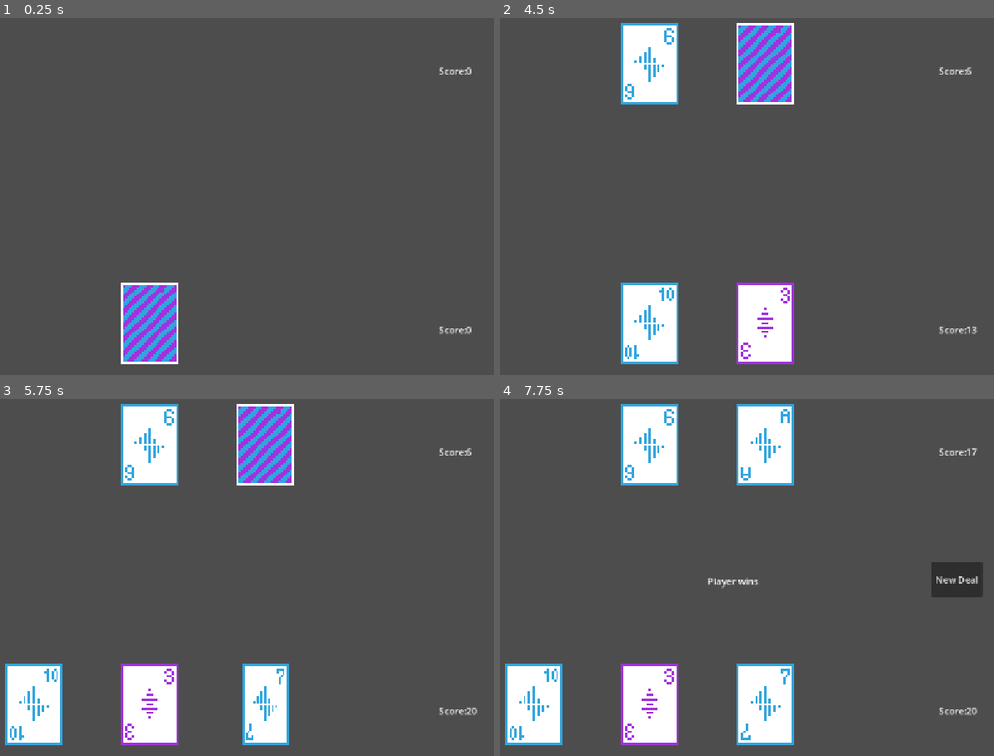
Above: before the commit, frames 1-4 (two rows, left to right).
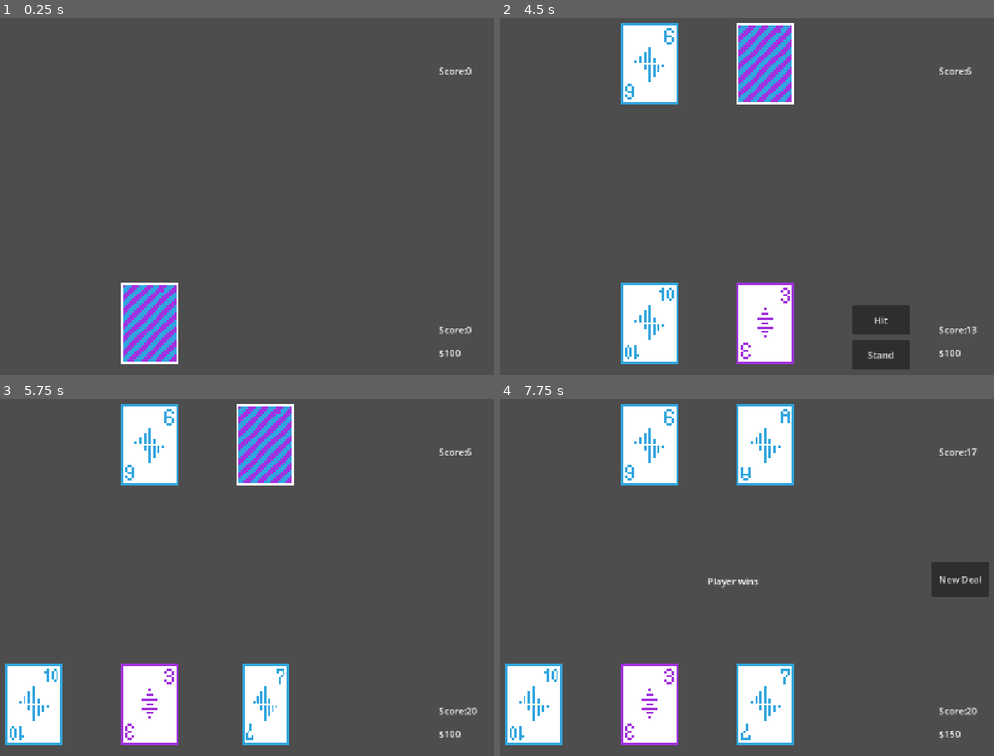
Above: after the commit, the same moments.

Repository: Nitro-87/blackjack
Game: Godot game, scene res://table.tscn
Same seed, same stepped clock (60 frames per second), same inputs: the game is played once before the commit and once after it.
Inputs:
- Up to frame 1 (0.25 s): no input
- Up to frame 2 (4.5 s): tap Enter at 0.5, 4.25 s; tap Space (hit) at 0.6, 2.3, 2.75, 2.85 s; tap Shift (stand) at 0.8, 1.35, 3.05, 3.6 s; tap R (new_round, bound only after the commit) at 1.55, 2.1, 3.8, 4.35 s
- Up to frame 3 (5.75 s): tap Space (hit) at 4.55, 5.1 s; tap Shift (stand) at 5.3 s
- Up to frame 4 (7.75 s): tap Shift (stand) at 5.85, 7.55 s; tap R (new_round, bound only after the commit) at 6.05, 6.6 s; tap Space (hit) at 6.5, 6.8, 7.35 s

The runs differ from the first frame. In frame 1, less than 0.1% of the frame differs, in the area x 88-94%, y 93-96%; in frame 2, 1.9%, in the area x 71-94%, y 80-99%; in frame 3, less than 0.1%; in frame 4, 0.3%.

Commit message:
added money, hit/stand buttons, replay key

Diff:
--- a/project.godot
+++ b/project.godot
@@ -32,6 +32,11 @@
 "events": [Object(InputEventKey,"resource_local_to_scene":false,"resource_name":"","device":-1,"window_id":0,"alt_press …(195 unchanged characters)…
 ]
 }
+new_round={
+"deadzone": 0.2,
+"events": [Object(InputEventKey,"resource_local_to_scene":false,"resource_name":"","device":-1,"window_id":0,"alt_pressed":false,"shift_pressed":false,"ctrl_pressed":false,"meta_pressed":false,"pressed":false,"keycode":0,"physical_keycode":82,"key_label":0,"unicode":114,"location":0,"echo":false,"script":null)
+]
+}
 
 [physics]
 
--- a/table.gd
+++ b/table.gd
@@ -10,6 +10,7 @@
 var dealer_score = 0
 var dealer_hidden = null
 var player_turn = false
+var money = 100
 
 func new_deck():
 	deck.clear()
@@ -56,7 +57,7 @@
 	player_score = hand_value(player_hand)
 	if player_score > 21:
 		$result.text = "Bust"
-		round_over()
+		round_over("d")
 	else:
 		player_turn = true
 
@@ -81,20 +82,23 @@
 
 	if dealer_score > 21:
 		$result.text = "Dealer Busts"
-		round_over()
+		round_over("p")
 	elif player_score > dealer_score:
 		$result.text = "Player wins"
-		round_over()
+		round_over("p")
 	elif dealer_score > player_score:
 		$result.text = "Dealer Wins"
-		round_over()
+		round_over("d")
 	else:
 		$result.text = "Push"
-		round_over()
+		round_over("t")
 
-func round_over():
+func round_over(winner):
 	$playAgain.show()
-
+	if winner == "p":
+		money += 50
+	elif winner == "d":
+		money -= 50
 
 func new_round():
 	player_turn = false
@@ -140,8 +144,18 @@
 		stand()
 	if Input.is_action_just_pressed("hit") and player_turn:
 		hit()
+	if Input.is_action_just_pressed("new_round") and $playAgain.is_visible_in_tree():
+		new_round()
+
 
 func _process(delta: float) -> void:
+	$PlayerHand/money.text = "$" + str(money)
+	if player_turn:
+		$PlayerHand/hit.show()
+		$PlayerHand/stand.show()
+	else:
+		$PlayerHand/hit.hide()
+		$PlayerHand/stand.hide()
 
 	if player_hand == null:
 		$PlayerHand/total.text = ("Score:" + str(0))
@@ -158,3 +172,9 @@
 
 func _on_play_again_pressed() -> void:
 	new_round()
+
+func _on_hit_pressed() -> void:
+	hit()
+
+func _on_stand_pressed() -> void:
+	stand()
--- a/table.tscn
+++ b/table.tscn
@@ -26,6 +26,29 @@
 text = "Total: "
 script = SubResource("GDScript_v5i0k")
 
+[node name="money" type="Label" parent="PlayerHand" unique_id=1768704190]
+offset_left = 400.0
+offset_top = 40.0
+offset_right = 448.0
+offset_bottom = 63.0
+text = "$"
+script = SubResource("GDScript_v5i0k")
+
+[node name="hit" type="Button" parent="PlayerHand" unique_id=65978467]
+offset_left = 250.0
+offset_top = -30.0
+offset_right = 350.0
+offset_bottom = 20.0
+text = "Hit"
+
+[node name="stand" type="Button" parent="PlayerHand" unique_id=1778663401]
+offset_left = 250.0
+offset_top = 30.0
+offset_right = 350.0
+offset_bottom = 80.0
+text = "Stand
+"
+
 [node name="DealerHand" type="Marker2D" parent="." unique_id=1042551664]
 position = Vector2(576, 100)
 
@@ -52,8 +75,10 @@
 visible = false
 offset_left = 963.0
 offset_top = 302.0
-offset_right = 1052.0
-offset_bottom = 363.0
+offset_right = 1063.0
+offset_bottom = 362.0
 text = "New Deal"
 
+[connection signal="pressed" from="PlayerHand/hit" to="." method="_on_hit_pressed"]
+[connection signal="pressed" from="PlayerHand/stand" to="." method="_on_stand_pressed"]
 [connection signal="pressed" from="playAgain" to="." method="_on_play_again_pressed"]
